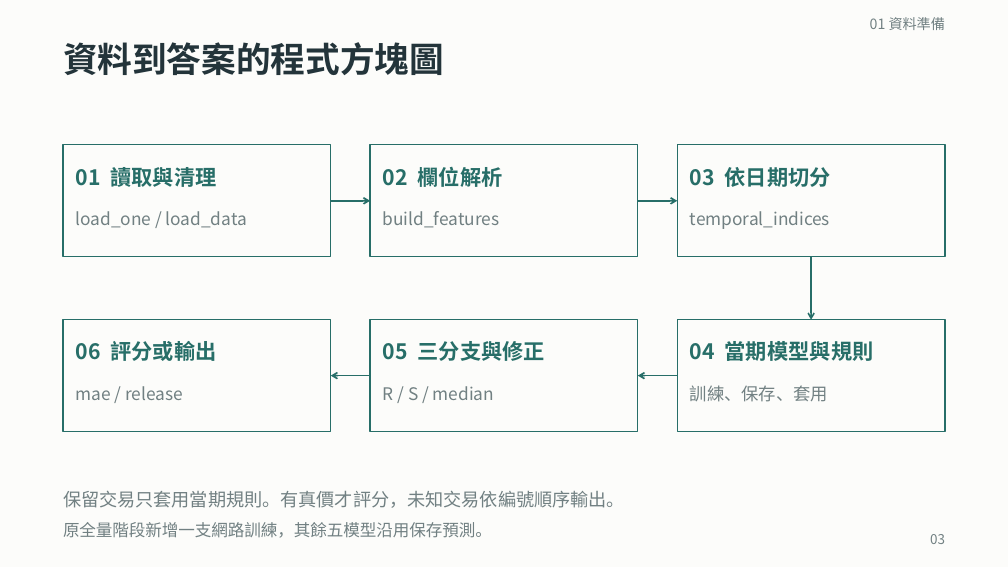
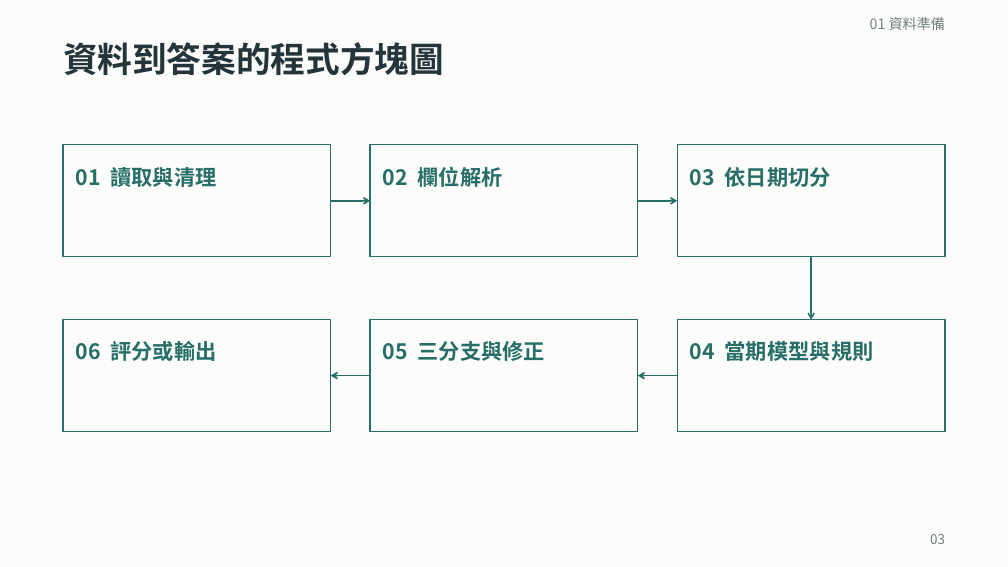
Before and after one commit to ziyi930108/nycu-house-price-regression, a slide deck: slide 3 of teaching/final_presentation/台灣房屋銷售價格預測挑戰賽_上台簡報.pptx. Drawn at 1008x567 pixels with LibreOffice and Linux fonts; fonts in the diff are those of the drawing. Boxes give left, top, right and bottom in pixels: in the first picture for what was removed or moved away, otherwise in the second. Text is boxed around its words. In the diff, an @@ line names an element or a change of style, - is before the commit and + after.

```diff
--- a/teaching/final_presentation/台灣房屋銷售價格預測挑戰賽_上台簡報.pptx
+++ b/teaching/final_presentation/台灣房屋銷售價格預測挑戰賽_上台簡報.pptx
@@ text removed at [76, 211, 247, 228] @@
-load_one / load_data
@@ text removed at [383, 211, 499, 228] @@
-build_features
@@ text removed at [690, 211, 830, 229] @@
-temporal_indices
@@ text removed at [76, 386, 183, 400] @@
-mae / release
@@ text removed at [383, 386, 494, 400] @@
-R / S / median
@@ text removed at [690, 385, 828, 402] @@
-訓練、保存、套用
@@ text removed at [63, 491, 625, 508] @@
-保留交易只套用當期規則。有真價才評分，未知交易依編號順序輸出。
@@ text removed at [63, 522, 492, 538] @@
-原全量階段新增一支網路訓練，其餘五模型沿用保存預測。
```
Also in this commit, not shown: 14 other slides changed, 1 slide added, 4 slides removed, 52 other files.
